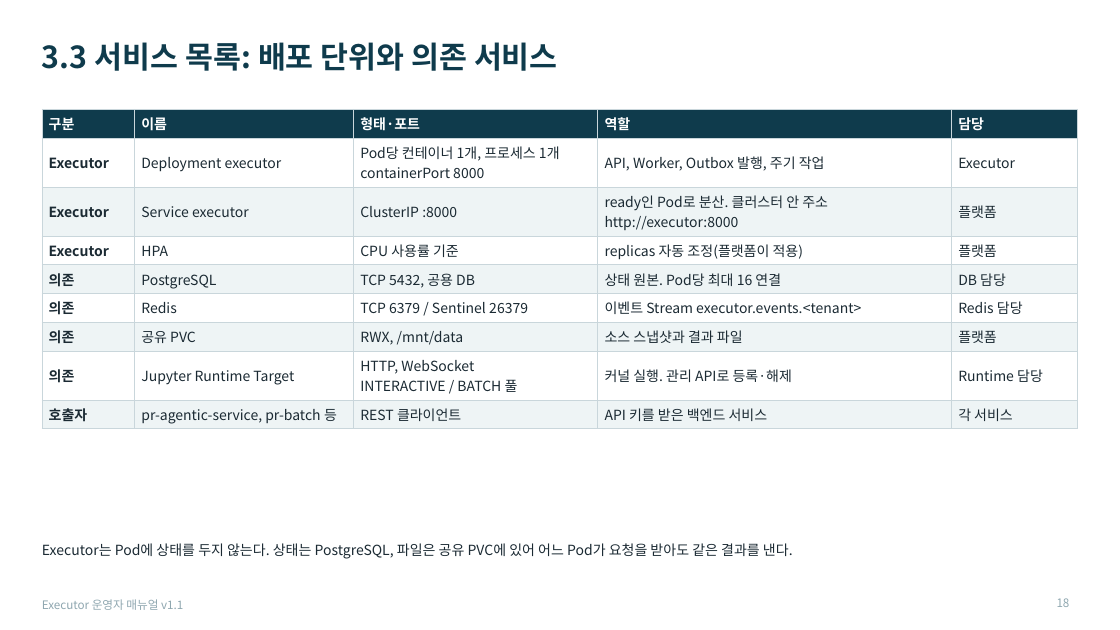
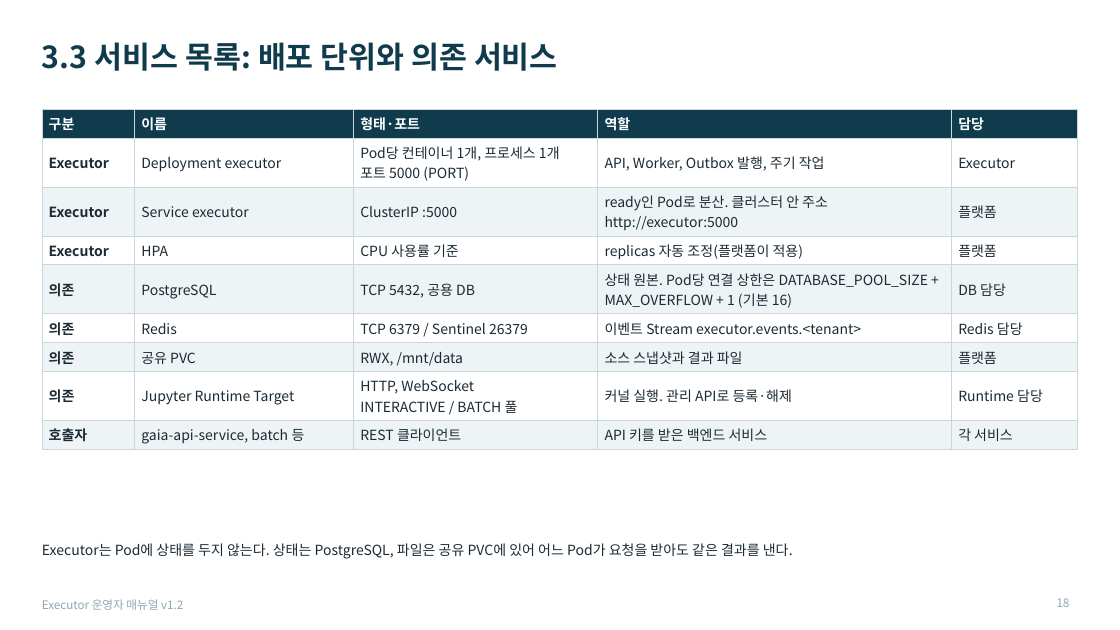
Before and after one commit to KimHwaJin/executor, a slide deck: slide 18 of docs/deliverables/08-운영자-매뉴얼.pptx. Drawn at 1120x630 pixels with LibreOffice and Linux fonts; fonts in the diff are those of the drawing. Boxes give left, top, right and bottom in pixels: in the first picture for what was removed or moved away, otherwise in the second. Text is boxed around its words. In the diff, an @@ line names an element or a change of style, - is before the commit and + after.

```diff
--- a/docs/deliverables/08-운영자-매뉴얼.pptx
+++ b/docs/deliverables/08-운영자-매뉴얼.pptx
@@ table at [42, 109, 1078, 448] @@
-row 2, column 3: Pod당 컨테이너 1개, 프로세스 1개 / containerPort 8000
+row 2, column 3: Pod당 컨테이너 1개, 프로세스 1개 / 포트 5000 (PORT)
-row 3, column 3: ClusterIP :8000
+row 3, column 3: ClusterIP :5000
-row 3, column 4: ready인 Pod로 분산. 클러스터 안 주소 http://executor:8000
+row 3, column 4: ready인 Pod로 분산. 클러스터 안 주소 http://executor:5000
-row 5, column 4: 상태 원본. Pod당 최대 16 연결
+row 5, column 4: 상태 원본. Pod당 연결 상한은 DATABASE_POOL_SIZE + MAX_OVERFLOW + 1 (기본 16)
-row 9, column 2: pr-agentic-service, pr-batch 등
+row 9, column 2: gaia-api-service, batch 등
@@ text at [42, 599, 183, 610]: text changed @@
-Executor 운영자 매뉴얼 v1.1
+Executor 운영자 매뉴얼 v1.2
```
Also in this commit, not shown: 44 other slides changed, 2 slides added, 6 other files.
